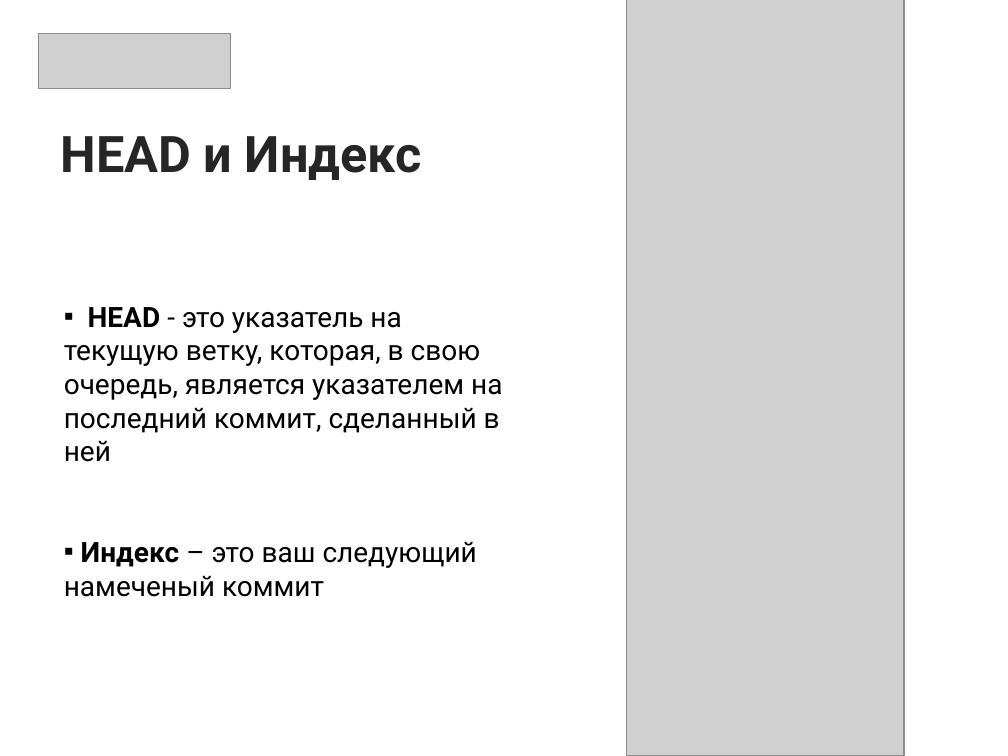
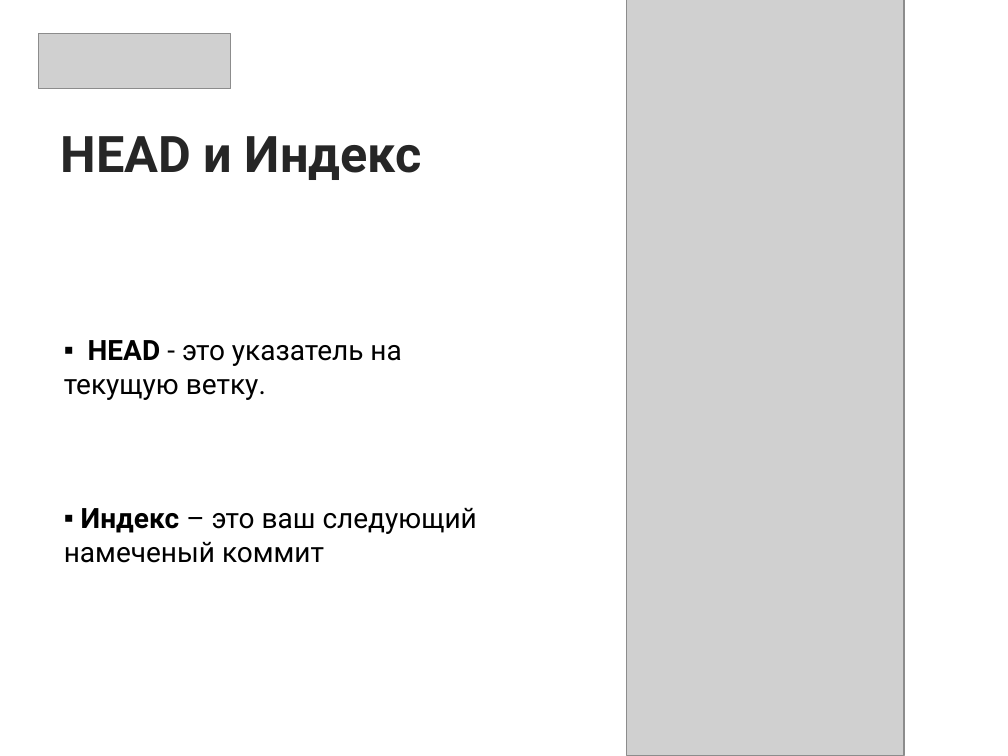
Before and after one commit to RusyaOne/CSharpAdvanced---19.01.2021, a slide deck: slide 13 of 3.VersionControl/VersionControl.pptx. Drawn at 1008x756 pixels with LibreOffice and Linux fonts; fonts in the diff are those of the drawing; grey boxes stand for pictures. Boxes give left, top, right and bottom in pixels: in the first picture for what was removed or moved away, otherwise in the second. Text is boxed around its words. In the diff, an @@ line names an element or a change of style, - is before the commit and + after.

```diff
--- a/3.VersionControl/VersionControl.pptx
+++ b/3.VersionControl/VersionControl.pptx
@@ text at (x1=64, y1=340, x2=401, y2=400): text changed @@
-▪ HEAD - это указатель на текущую ветку, которая, в свою очередь, является указателем на последний коммит, сделанный в ней
+▪ HEAD - это указатель на текущую ветку.
```
Also in this commit, not shown: 1 other slide changed, 1 slide added.
